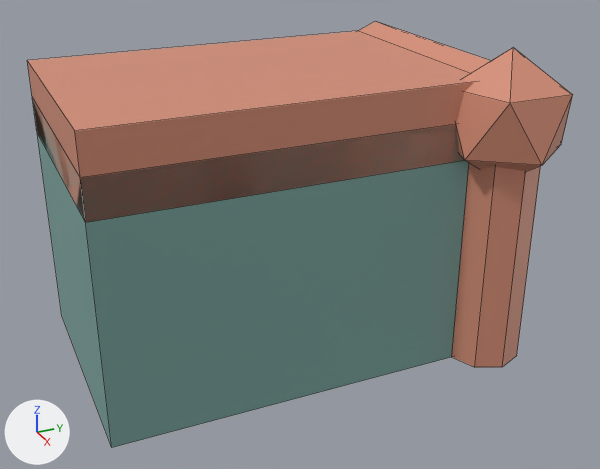
The FBX model Assets/_Project/Art/Models/Kit/TH_Tile_2.fbx: old version first, new version second.
Before and after are seen from a camera (50 mm lens) standing at (1.316, -1.098, 0.482) and looking at (-0.179, -0.425, -0.266). Arrows for +X, +Y and +Z are at lower left; the lights stay in place. The first picture is the older version. Mesh edges are drawn as thin lines. Where no turn or scale is listed for an object, it has been applied to the vertices.

Before the edit, the objects in view are built like this:
```python
me_th_tile_2_001 = bpy.data.meshes.new('TH_Tile_2.001')
me_th_tile_2_001.from_pydata(...)  # a box spanning x -0.55..0.0, y -0.9..0.0, z -0.55..0.0, material slot 0; a box spanning x -0.55..0.0, y -0.9..-0.1, z -0.08..0.08, material slot 1; an 8-sided cylinder along x spanning x -0.55..0.0, y -0.15..0.05, z -0.1..0.1, material slot 1; an icosphere of 20 faces spanning x -0.125..0.125, y -0.169..0.069, z -0.14..0.14, material slot 1; an 8-sided cylinder along z spanning x -0.08..0.08, y -0.13..0.03, z -0.55..0.0, material slot 1
me_th_tile_2_001.materials.append(mat_body_th)  # greyish cyan #7ca6a0
me_th_tile_2_001.materials.append(mat_trim_th)  # beige #d48e76
ob_th_tile_2 = bpy.data.objects.new('TH_Tile_2', me_th_tile_2_001)
ob_th_tile_2.location = (0.0, 0.0, 0.0)
```
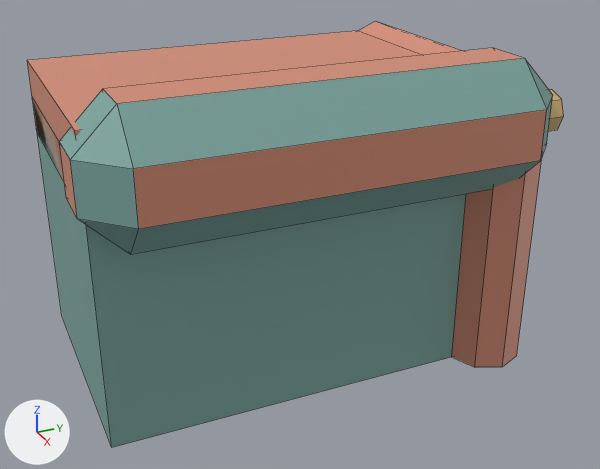
What differs and where, as boxes (x1, y1, x2, y2) in the pictures (600 x 469 px; the box of a moved part takes in the faces that stretch with it):
'TH_Tile_2', reshaped
    before: (27, 21, 573, 447)
    after: (27, 21, 564, 447)
part 1 of me_th_tile_2_001, added (beige)
    after: (548, 89, 564, 131)
part 2 of me_th_tile_2_001, moved or reshaped
    before: (456, 48, 573, 172)
    after: (59, 48, 553, 255)

What the commit changed:
Material 'Metal.TH' (mat_metal_th) is new.
Its base color is (0.76, 0.56, 0.26) (beige #e2c58b).
Its metallic is 0.6.
Its roughness is 0.55.
me_th_tile_2_001 is used by ob_th_tile_2; location (0.0, 0.0, 0.0).
me_th_tile_2_001 had 60 vertices, 52 faces and spanned x -0.55..0.125, y -0.9..0.069, z -0.55..0.14.
me_th_tile_2_001 now has 88 vertices, 68 faces and spans x -0.55..0.13, y -0.92..0.06, z -0.55..0.13.
me_th_tile_2_001 part 1: a new loose piece, an 8-sided cylinder along y spanning x -0.045..0.045, y 0.02..0.06, z -0.045..0.045, in mat_metal_th (beige #e2c58b).
Part 2, on me_th_tile_2_001:
11 vertices are removed from x -0.125..0.125, y -0.169..0.069, z -0.14..0.063.
20 faces are deleted.
1 vertex moves from x 0.0, y -0.05, z 0.14 to x 0.13, y -0.06, z 0.05.
15 vertices are added at x -0.13..0.13, y -0.92..0.02, z -0.13..0.13.
8 new vertices lie (0.1, 0.0, 0.0) away from vertices in x -0.05, y -0.92..0.02, z -0.13..0.13.
20 new faces join them, mat_body_th (greyish cyan #7ca6a0).
6 new faces join them, mat_trim_th (beige #d48e76).
me_th_tile_2_001 gains material mat_metal_th (beige #e2c58b).
